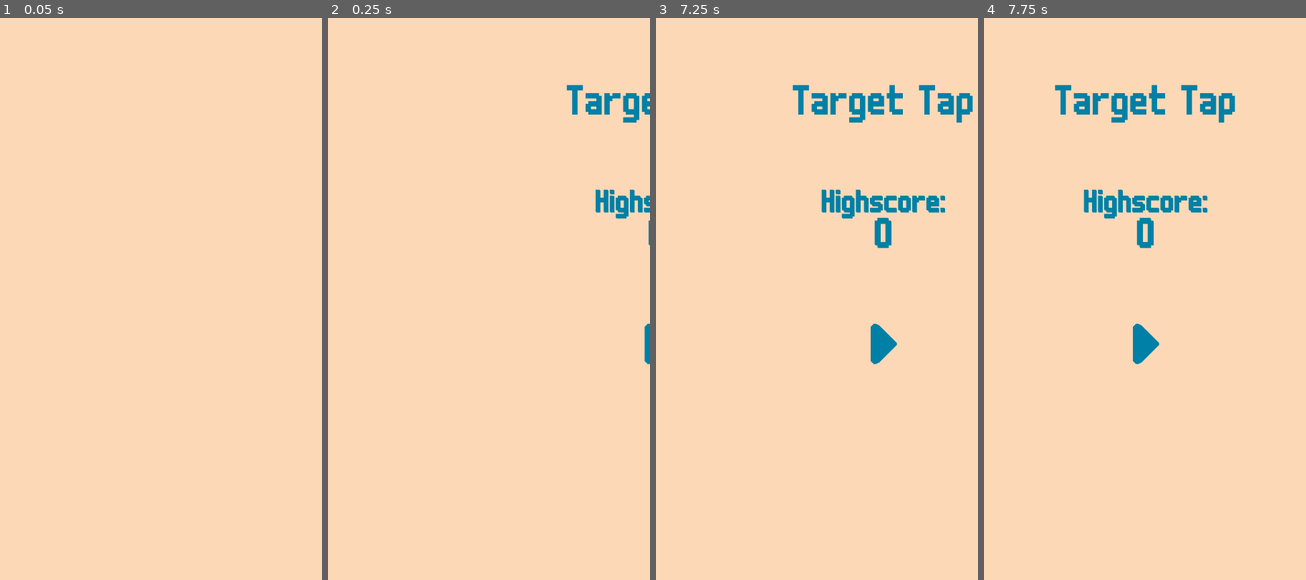
Above: before the commit, frames 1-4 (left to right).
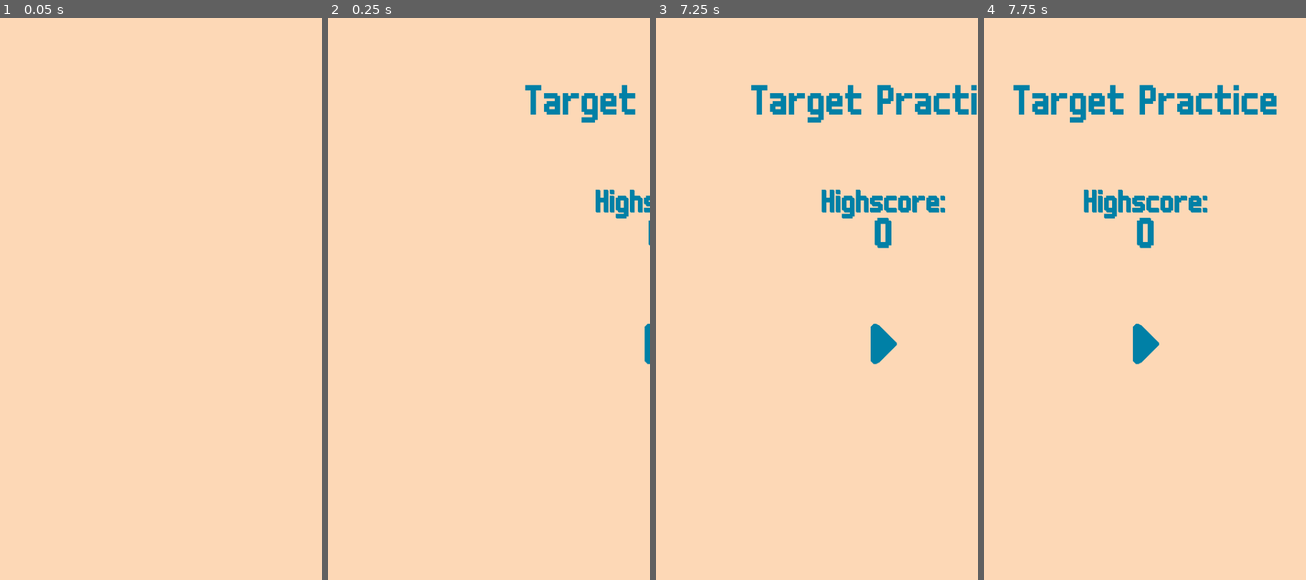
Above: after the commit, the same moments.

Repository: Domogo/targetPractice
Game: Godot game, scene res://scenes/Main.tscn
Same seed, same stepped clock (60 frames per second), same inputs: the game is played once before the commit and once after it.
Inputs (mouse positions are in pixels of both pictures, inside the frame that each line leads up to):
- Up to frame 1 (0.05 s): no input
- Up to frame 2 (0.25 s): no input
- Up to frame 3 (7.25 s): click (817, 343) at 0.5 s; move the mouse to (887, 276) at 1.27 s; click (887, 276) at 1.42 s; click (771, 276) at 2 s; move the mouse to (752, 332) at 2.77 s; click (752, 332) at 2.92 s; click (771, 276) at 3.5 s; move the mouse to (849, 180) at 4.27 s; click (849, 180) at 4.42 s; click (771, 276) at 5 s; move the mouse to (800, 417) at 5.77 s; click (800, 417) at 5.92 s; click (865, 276) at 6.5 s
- Up to frame 4 (7.75 s): click (1212, 343) at 7.25 s

Frame 1 is identical in both runs. In frame 2, 1.1% of the frame differs, in the area x 61-100%, y 11-19%; in frame 3, 2.0%; in frame 4, 2.3%, in the area x 9-91%, y 11-19%.

Commit message:
new apks

Diff:
--- a/scenes/ui/HomeScreen.tscn
+++ b/scenes/ui/HomeScreen.tscn
@@ -26,7 +26,7 @@
 
 [node name="Label" parent="VBoxContainer" index="0"]
 margin_right = 484.0
-text = "Target Tap"
+text = "Target Practice"
 align = 1
 
 [node name="Score" parent="VBoxContainer" index="1"]
Binary file added: icon512.png
Not shown, added: icon512.png.import
Not shown, added: targetPractice-7a.apk
Not shown, added: targetPractice-8a.apk
Not shown, added: targetPractice.apk
